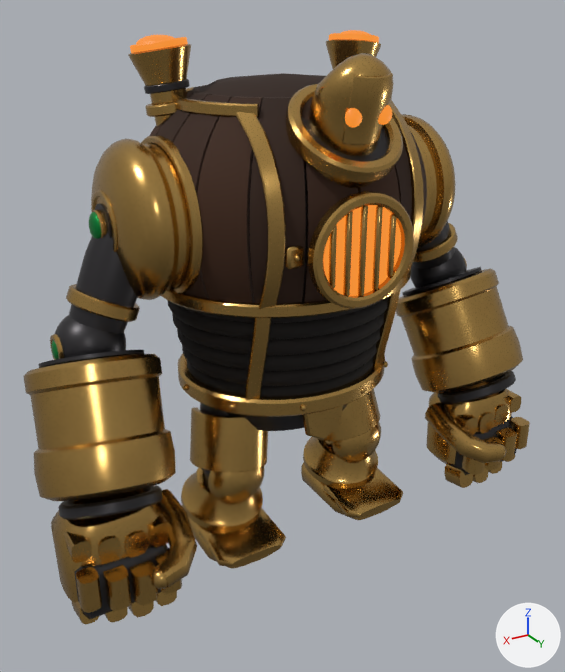
The Blender file assets-source/enemies/bellows-golem/blend/bellows-golem.high.blend: old version first, new version second.
The view is the same before and after, from a 50 mm camera at (1.63, 2.72, 2.26) aimed at (0.04, 0.07, 0.93). Every picture has the same lights, and +X, +Y and +Z are marked at lower right. The picture after the commit comes second.

The first picture shows 'golem-body-high'.
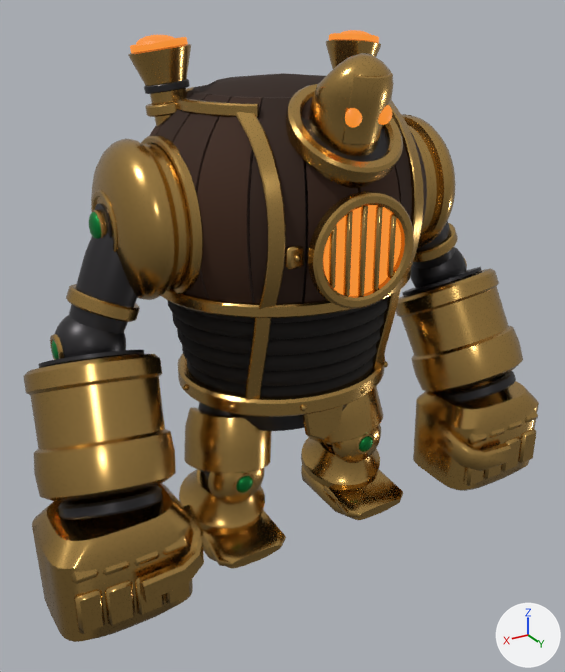
Edits to the scene script, one JSON object a line:
```json
{"block": "me_golem_body_high", "where": "# used by ob_golem_body_high; location = (0.0, 0.0, 0.0)"}
{"op": "remove", "block": "me_golem_body_high", "code": "me_golem_body_high.from_pydata(...)  # 25887 vertices, 51174 faces; spans x -1.16..1.16, y -0.56..0.61, z 0.0..2.14"}
{"op": "add", "block": "me_golem_body_high", "code": "me_golem_body_high.from_pydata(...)  # 26131 vertices, 51702 faces; spans x -1.2..1.2, y -0.56..0.61, z 0.0..2.14"}
{"block": "me_golem_body_high", "change": "me_golem_body_high part 1: a new loose piece, a torus around y (ring radius 0.045, tube radius 0.008) spanning x 0.268..0.372, y 0.209..0.221, z 0.308..0.412, in mat_bellows_golem_brass_polished"}
{"block": "me_golem_body_high", "change": "me_golem_body_high part 2: a new loose piece, a UV sphere (19 segments, 11 rings, poles along z) spanning x 0.281..0.359, y 0.197..0.237, z 0.32..0.4, in mat_bellows_golem_golem_metal"}
{"block": "me_golem_body_high", "change": "me_golem_body_high part 3: a new loose piece, a torus around y (ring radius 0.045, tube radius 0.008) spanning x -0.372..-0.268, y 0.209..0.221, z 0.308..0.412, in mat_bellows_golem_brass_polished"}
{"block": "me_golem_body_high", "change": "me_golem_body_high part 4: a new loose piece, a UV sphere (19 segments, 11 rings, poles along z) spanning x -0.359..-0.281, y 0.197..0.237, z 0.32..0.4, in mat_bellows_golem_golem_metal"}
{"block": "me_golem_body_high", "change": "me_golem_body_high part 5: the loose piece of 128 vertices spanning x 0.73..1.13, y 0.1..0.41, z 0.14..0.51 is rebuilt with 128 vertices and now spans x 0.66..1.2, y 0.1..0.5, z 0.08..0.52"}
{"block": "me_golem_body_high", "change": "me_golem_body_high part 6: the loose piece of 128 vertices spanning x -1.13..-0.73, y 0.1..0.41, z 0.14..0.51 is rebuilt with 128 vertices and now spans x -1.2..-0.66, y 0.1..0.5, z 0.08..0.52"}
{"block": "me_golem_body_high", "change": "me_golem_body_high part 7: 18 loose pieces with 660 vertices, spanning x -1.12..1.12, y 0.27..0.58, z 0.06..0.49, are deleted"}
{"block": "me_golem_body_high", "change": "me_golem_body_high part 8: 576 vertices moved from x -0.95..0.95, y -0.17..0.42, z 0.11..0.66 to x -0.95..0.95, y -0.18..0.42, z 0.11..0.66; 481 vertices removed from x -1.02..1.02, y -0.1..0.59, z 0.2..0.66; 585 vertices added at x -1.14..1.14, y -0.12..0.56, z 0.15..0.66"}
{"block": "me_golem_body_high", "change": "me_golem_body_high part 9: 26311 kept faces spanning x -1.16..1.16, y -0.56..0.61, z 0.0..2.11 get new texture (UV) coordinates"}
```

Changed parts and their boxes [x1, y1, x2, y2] in the pictures (565 x 672 px; the box of a moved part takes in the faces that stretch with it):
```json
{"object": "golem-body-high", "change": "reshaped", "before": [24, 30, 530, 625], "after": [24, 30, 539, 642]}
{"part": 1, "of": "me_golem_body_high", "change": "added", "after": [233, 473, 255, 495]}
{"part": 2, "of": "me_golem_body_high", "change": "added", "after": [236, 476, 253, 492]}
{"part": 3, "of": "me_golem_body_high", "change": "added", "after": [356, 434, 375, 454]}
{"part": 4, "of": "me_golem_body_high", "change": "added", "after": [359, 436, 373, 452]}
{"part": 5, "of": "me_golem_body_high", "change": "rebuilt", "before": [51, 489, 164, 603], "after": [32, 483, 193, 642], "on screen": "42% wider, 39% taller"}
{"part": 6, "of": "me_golem_body_high", "change": "rebuilt", "before": [426, 380, 512, 465], "after": [413, 379, 539, 491], "on screen": "46% wider, 31% taller"}
{"part": 7, "of": "me_golem_body_high", "change": "deleted", "before": [63, 389, 530, 625]}
{"part": 8, "of": "me_golem_body_high", "change": "moved or reshaped", "before": [98, 389, 517, 611], "after": [71, 386, 538, 634]}
{"part": 9, "of": "me_golem_body_high", "change": "surface changed", "before": [47, 39, 492, 558], "after": [47, 39, 492, 558]}
```
